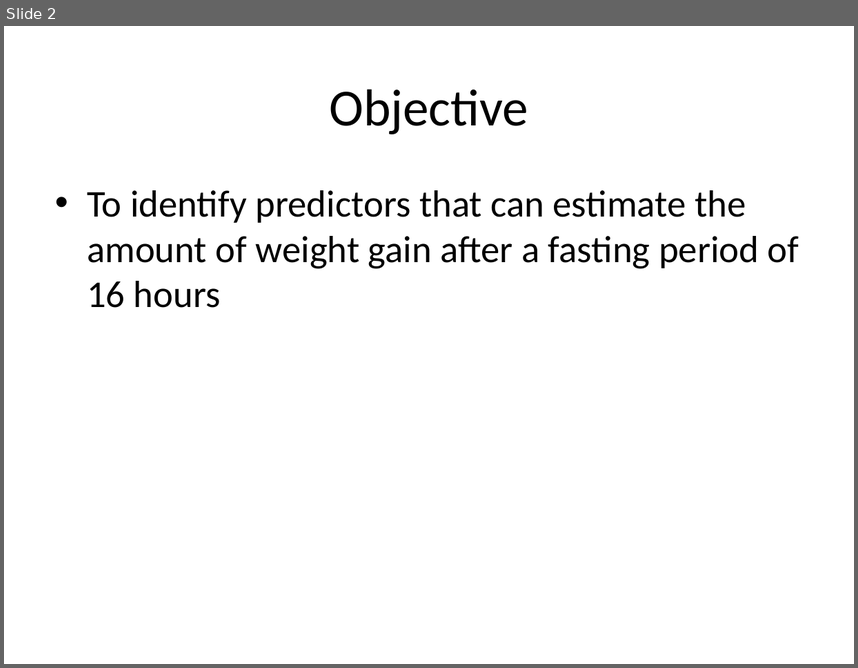
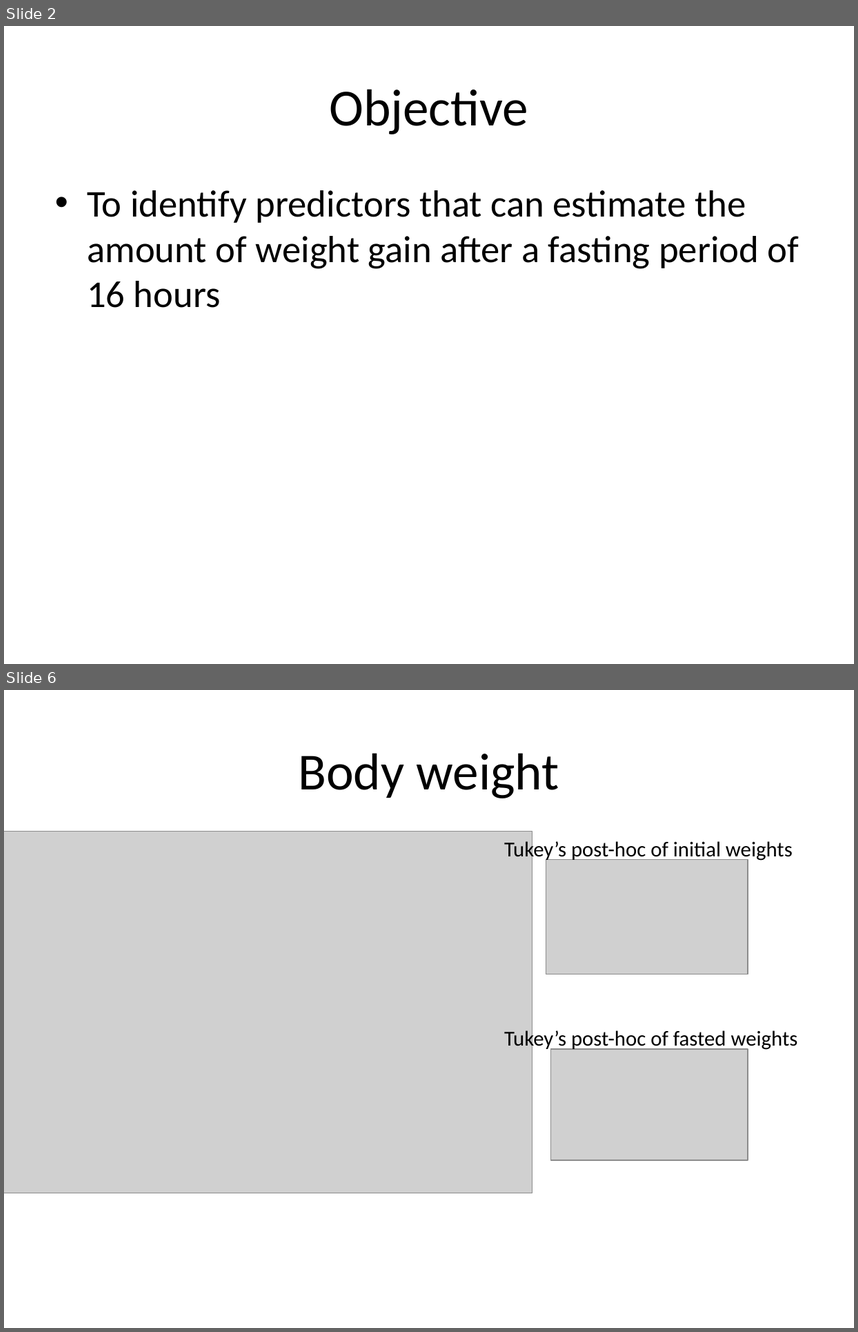
Before and after one commit to BridgesLab/PredictorsDietInducedObesity, a slide deck: ResultsSlides.pptx. Shown one above the other, each under a label of ours: slide 2 before the commit, slides 2 and 6 after it; the slides between them are not shown. The pictures are 858x668 and 858x1332 pixels, drawn with LibreOffice and Linux fonts; fonts in the diff are those of the drawing; grey boxes stand for pictures. Boxes give left, top, right and bottom in pixels: in the first picture for what was removed or moved away, otherwise in the second. Text is boxed around its words. In the diff, an @@ line names an element or a change of style, - is before the commit and + after.

```diff
--- a/ResultsSlides.pptx
+++ b/ResultsSlides.pptx
@@ slide 6 added at bbox=[4, 690, 854, 1328], background #FFFFFF @@
@@ title added at bbox=[298, 753, 559, 798], 44 pt, text #000000 @@
+Body weight
@@ picture added at bbox=[4, 831, 532, 1193] @@
@@ text added at bbox=[504, 838, 793, 862], 18 pt, text #000000 @@
+Tukey’s post-hoc of initial weights
@@ picture added at bbox=[546, 860, 749, 975] @@
@@ text added at bbox=[504, 1028, 798, 1052], 18 pt, text #000000 @@
+Tukey’s post-hoc of fasted weights
@@ picture added at bbox=[550, 1049, 748, 1160] @@
```
Also in this commit, not shown: 2 slides changed, 12 other slides added.
